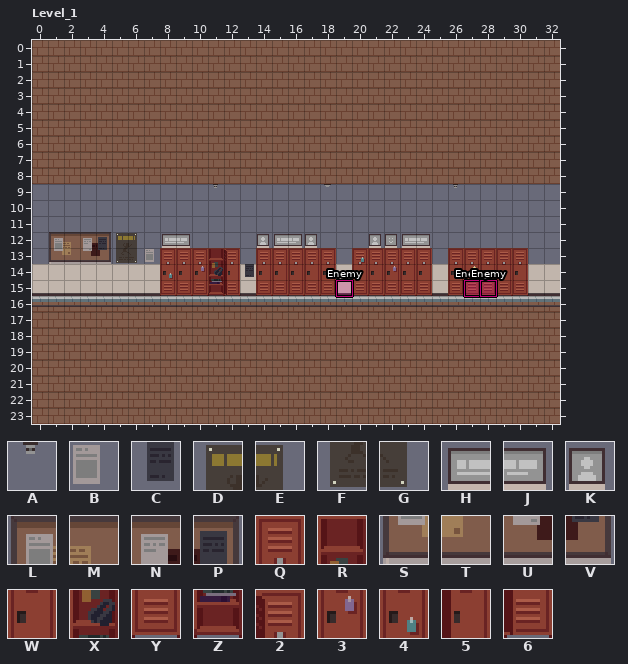
Two states of a LDtk project, public/assets/ldtk/map.ldtk. The picture above was drawn from the file before the commit.
Cells are 16x16 px. Shown: Level_1 x 0..32, y 0..23. The commit also changed other parts of the map, which this record leaves out. Not drawn, because the pictures are missing: unchanged layer "BG1".
Key: from "Obj": A 7, B 17, C 18, D 53, E 54, F 69, G 70, H 102, J 103, K 104, L 128, M 129, N 130, P 131, Q 133, R 139, S 144, T 145, U 146, V 147, W 149, X 155, Y 165, Z 171, 2 133 under 140, 3 149 under 118, 4 149 under 119, 5 149 under 156, 6 165 under 172.
_ is an empty cell.
Objects are placed by their top-left corner, in cells (3,4 is the top-left corner of cell 3,4); size is 1x1 cell unless given.
Layers that did not change in this view are not listed.
Layer "Obj" before, first column x 0:
 5 _______________
 6 _______________
 7 _______________
 8 _______________
 9 ___________A___
10 _______________
11 _______________
12 _LMNPDE_HJ____K
13 _STUVFGBQQQR2_Q
14 ________4W3X5CW
15 ________YYYZ6_Y
16 _______________
17 _______________
Objects on layer "Entities" before:
"Enemy" rectangle at 19,15
"Enemy" rectangle at 27,15
"Enemy" rectangle at 28,15
After:
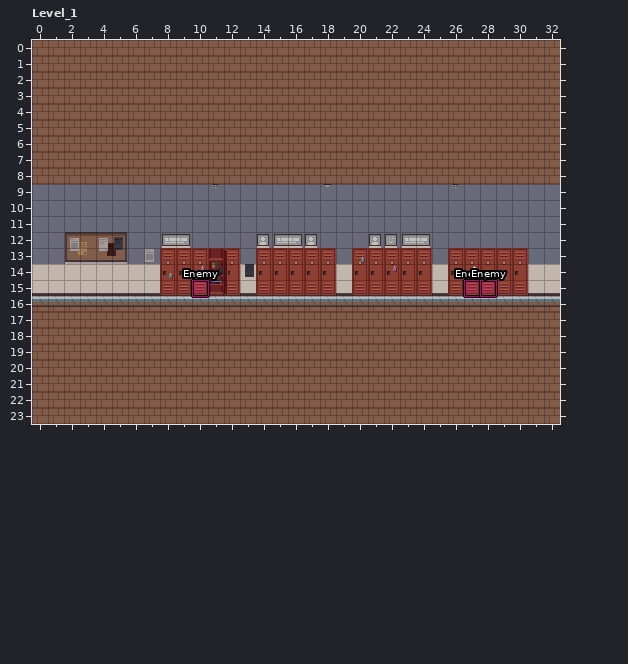
The edit:
Layer "Obj":
Tile M gives way to tile L in row 12 at x 2.
Tile N gives way to tile M in row 12 at x 3.
Tile P gives way to tile N in row 12 at x 4.
Tile D gives way to tile P in row 12 at x 5.
Tile T gives way to tile S in row 13 at x 2.
Tile U gives way to tile T in row 13 at x 3.
Tile V gives way to tile U in row 13 at x 4.
Tile F gives way to tile V in row 13 at x 5.
Tile E is gone in row 12 at x 6.
Tile G is gone in row 13 at x 6.
Tile L is gone in row 12 at x 1.
Tile S is gone in row 13 at x 1.
Layer "Entities":
Object "Enemy" rectangle at 19,15 becomes "Enemy" rectangle at 10,15.
